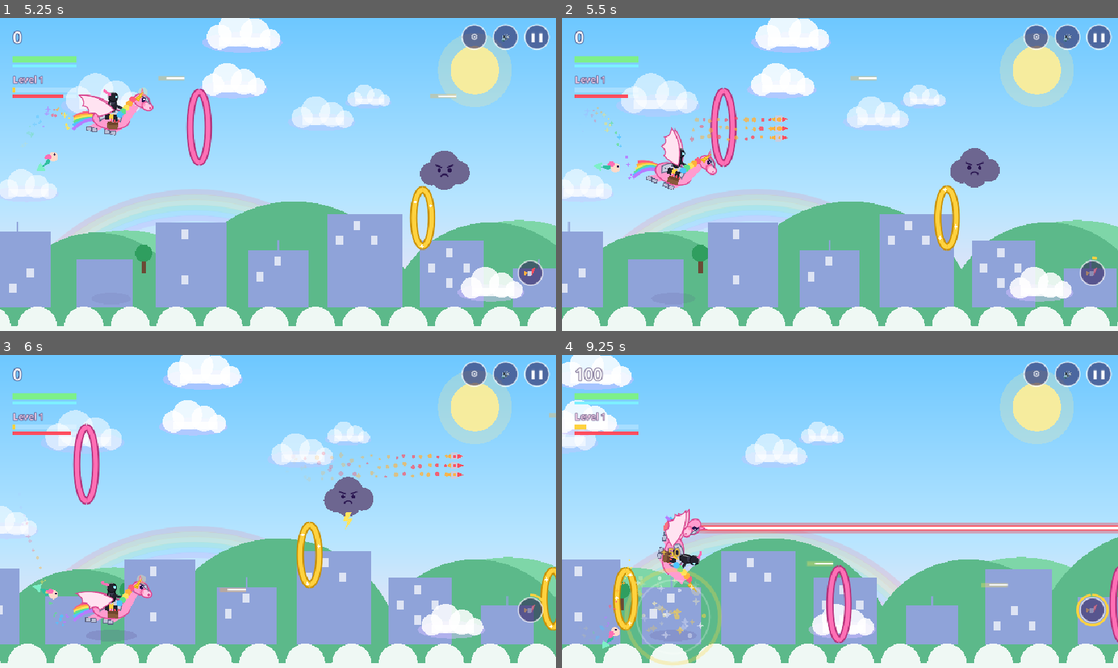
Above: before the commit, frames 1-4 (two rows, left to right).
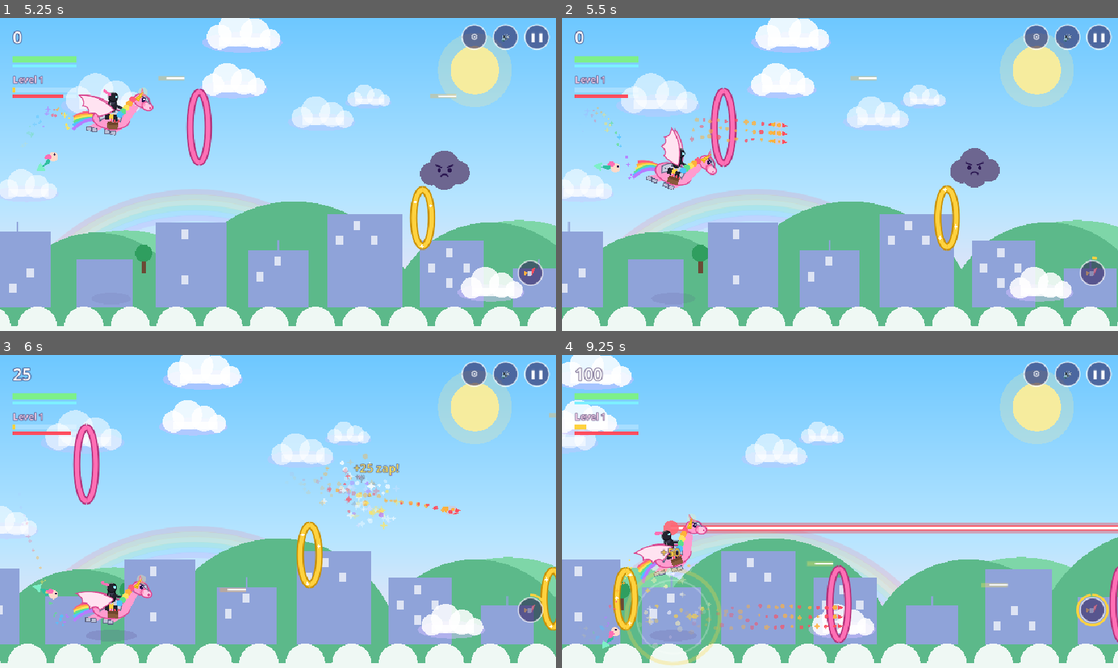
Above: after the commit, the same moments.

Repository: Dan8NOD/flying-unicorn
Game: Godot game, scene res://main.tscn
Same seed, same stepped clock (60 frames per second), same inputs: the game is played once before the commit and once after it.
Inputs (mouse positions are in pixels of both pictures, inside the frame that each line leads up to):
- Up to frame 1 (5.25 s): tap Enter at 0.5, 5.1 s; move the mouse to (400, 158) at 0.52 s; hold D (fly_right) 0.53-1.25 s; hold Space (fire) 0.53-1.25 s; click (400, 158) at 0.67 s; tap R (rockets) at 0.8, 2.3, 3.8 s; drag from (166, 190) to (250, 237) at 1.27 s; move the mouse to (333, 105) at 2.02 s; hold D (fly_right) 2.03-2.75 s; hold Space (fire) 2.03-2.75 s; drag from (250, 237) to (111, 127) at 2.77 s; move the mouse to (444, 221) at 3.52 s; hold A (fly_left) 3.53-4.25 s; tap X at 3.6 s; drag from (111, 127) to (194, 96) at 4.27 s; move the mouse to (305, 174) at 5.02 s; hold S (fly_down) from 5.03 s (still down); click (305, 174) at 5.17 s
- Up to frame 2 (5.5 s): keep holding S (fly_down); tap R (rockets) at 5.3 s
- Up to frame 3 (6 s): release S (fly_down) at 5.75 s; drag from (194, 433) to (166, 527) at 5.77 s
- Up to frame 4 (9.25 s): move the mouse to (962, 495) at 6.52 s; hold W (fly_up) 6.53-7.25 s; hold Space (fire) 6.53-7.25 s; tap R (rockets) at 6.8, 8.3 s; drag from (728, 527) to (812, 574) at 7.27 s; move the mouse to (895, 442) at 8.02 s; hold S (fly_down) 8.03-8.75 s; hold Space (fire) 8.03-8.75 s; drag from (812, 574) to (673, 464) at 8.77 s

Frame 1 is identical in both runs. In frame 2, 0.4% of the frame differs, in the area x 25-41%, y 31-41%; in frame 3, 2.0%; in frame 4, 2.4%, in the area x 12-51%, y 49-94%.

Commit message:
Gold rings launch homing rockets, flip removed
Passing a gold ring fires a free instant volley that locks the
nearest foe (2000px) and steers into it, instead of the pony
flip. Manual button keeps its 4s cooldown. Verified windowed
volley frame, temp hook reverted.

Diff:
--- a/main.gd
+++ b/main.gd
@@ -204,6 +204,7 @@
 	var vy: float
 	var life := 3.0
 	var dead := false
+	var lock = null
 
 
 class Laser:
@@ -1098,9 +1099,9 @@
 	return Vector2(mer_px, mer_py + sin(t * 3.0) * 6.0)
 
 
-func _nearest_foe(mp: Vector2):
+func _nearest_foe(mp: Vector2, max_d := MER_RANGE):
 	var best = null
-	var best_d := MER_RANGE
+	var best_d := max_d
 	for c in clouds:
 		if c.dead:
 			continue
@@ -1159,10 +1160,12 @@
 	synth.zap()
 
 
-func _fire_rockets() -> void:
-	if state != "play" or rocket_cd > 0:
+func _fire_rockets(free := false) -> void:
+	if state != "play" or (rocket_cd > 0 and not free):
 		return
-	rocket_cd = ROCKET_CD
+	if not free:
+		rocket_cd = ROCKET_CD
+	var foe = _nearest_foe(Vector2(uni.x, uni.y), 2000.0)
 	for k in [-1, 0, 1]:
 		var r := Rocket.new()
 		if vertical:
@@ -1175,6 +1178,7 @@
 			r.y = uni.y + k * 16
 			r.vx = 820
 			r.vy = 0
+		r.lock = foe
 		rockets.append(r)
 	synth.rocket()
 
@@ -1195,6 +1199,15 @@
 			_rocket_tap = false
 			_fire_rockets()
 	for r in rockets:
+		if r.lock != null and is_instance_valid(r.lock) and not r.lock.dead:
+			var want := (Vector2(r.lock.x, r.lock.y) - Vector2(r.x, r.y))
+			if want.length() > 1:
+				want = want.normalized() * 820.0
+				var v := Vector2(r.vx, r.vy).lerp(want, minf(1.0, dt * 5.0))
+				if v.length() > 1:
+					v = v.normalized() * 820.0
+					r.vx = v.x
+					r.vy = v.y
 		r.x += r.vx * dt
 		r.y += r.vy * dt
 		r.life -= dt
@@ -1876,8 +1889,8 @@
 
 
 func _gold_hit() -> void:
-	react_spin = 9.0
 	flash = maxf(flash, 0.12)
+	_fire_rockets(true)
 	shock.append({ "x": uni.x, "y": uni.y, "life": 0.45, "max": 0.45 })
 	synth.powerup()
 func _draw_wing(front: bool, flap: float, body_rot: float) -> void:
